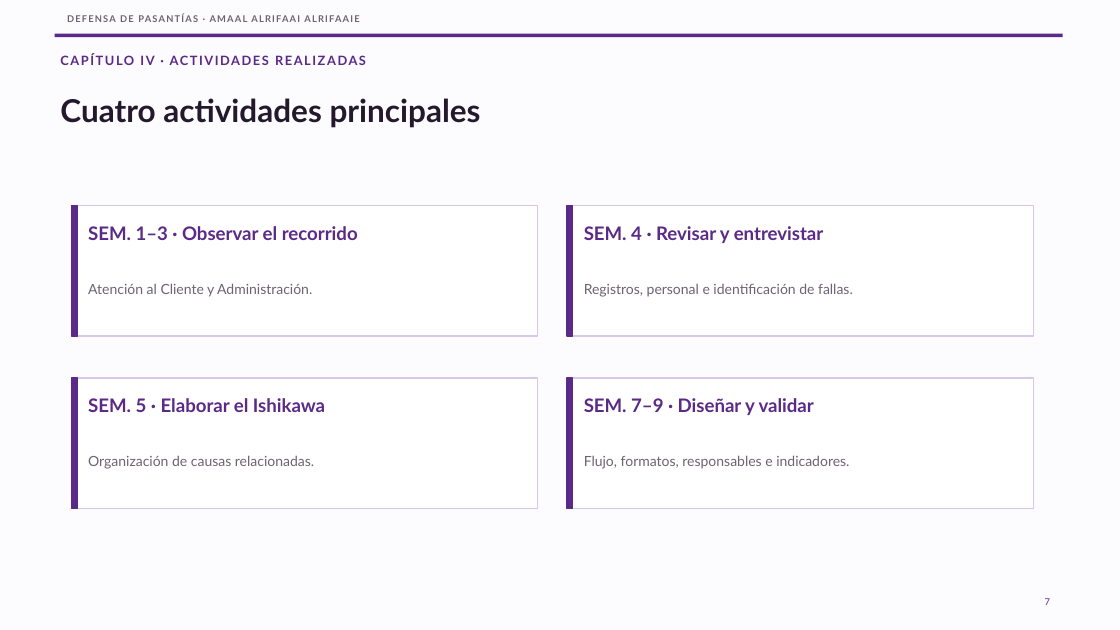
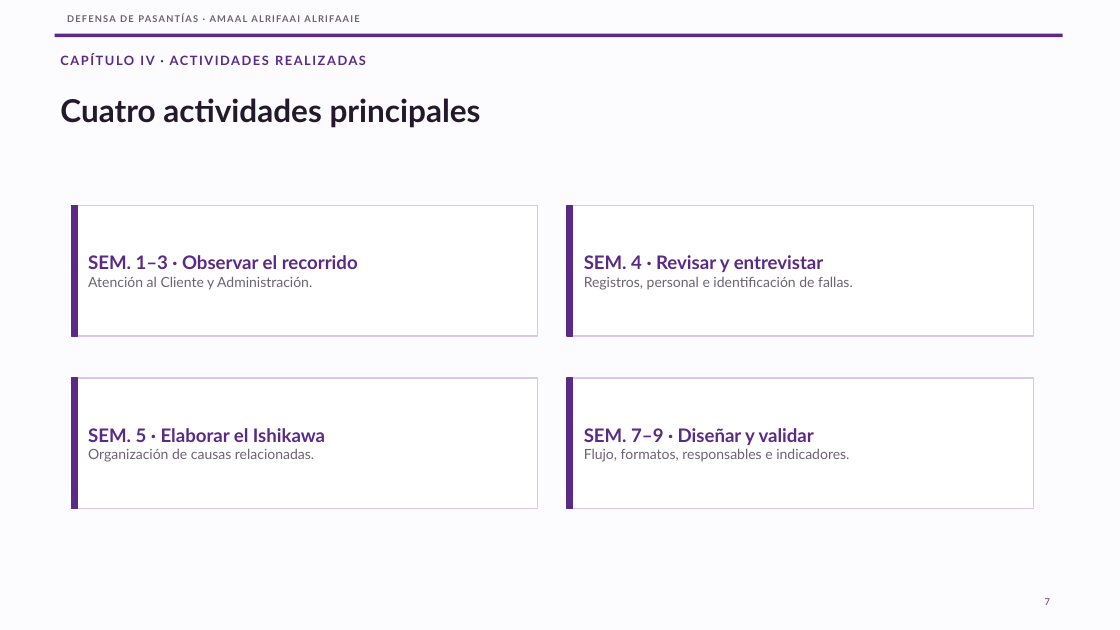
Before and after one commit to JulJuliano/tarea_pasantia, a slide deck: slide 7 of amaal/presentacion/Defensa_Amaal_10_laminas.pptx. Drawn at 1120x630 pixels with LibreOffice and Linux fonts; fonts in the diff are those of the drawing. Boxes give left, top, right and bottom in pixels: in the first picture for what was removed or moved away, otherwise in the second. Text is boxed around its words. In the diff, an @@ line names an element or a change of style, - is before the commit and + after.

```diff
--- a/amaal/presentacion/Defensa_Amaal_10_laminas.pptx
+++ b/amaal/presentacion/Defensa_Amaal_10_laminas.pptx
@@ text "SEM. 4 · Revisar y ...": place and size @@
-text "SEM. 4 · Revisar y ..." at [584,283,853,297]
+text "SEM. 4 · Revisar y ..." at [584,255,853,290]
@@ text removed at [584,226,824,243] @@
-SEM. 4 · Revisar y entrevistar
@@ text at [584,255,824,272]: paragraph added @@
+SEM. 4 · Revisar y entrevistar
@@ text at [88,276,312,290]: paragraph added @@
+Atención al Cliente y Administración.
@@ text removed at [88,283,312,297] @@
-Atención al Cliente y Administración.
@@ text at [88,448,314,462]: paragraph added @@
+Organización de causas relacionadas.
@@ text at [584,448,849,462]: paragraph added @@
+Flujo, formatos, responsables e indicadores.
@@ text removed at [88,455,314,469] @@
-Organización de causas relacionadas.
@@ text removed at [584,455,849,469] @@
-Flujo, formatos, responsables e indicadores.
```
Also in this commit, not shown: 7 other slides changed, 2 other files.
